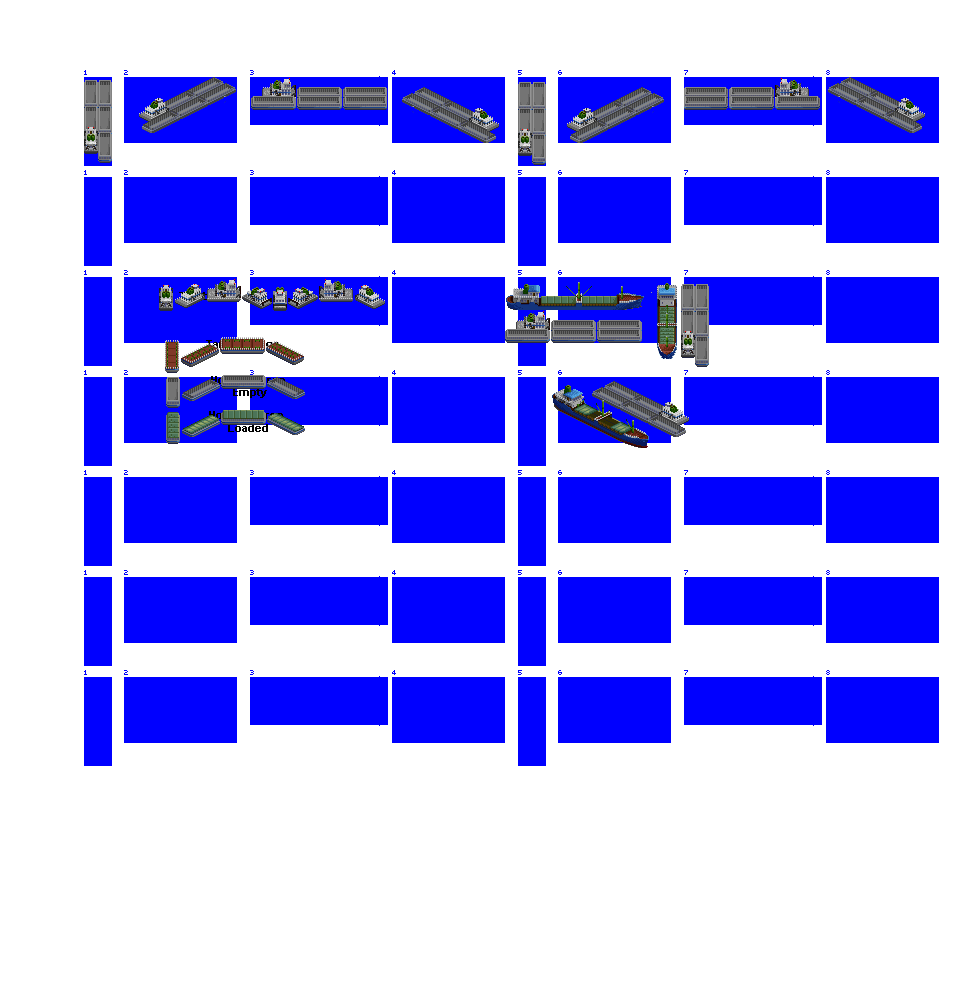
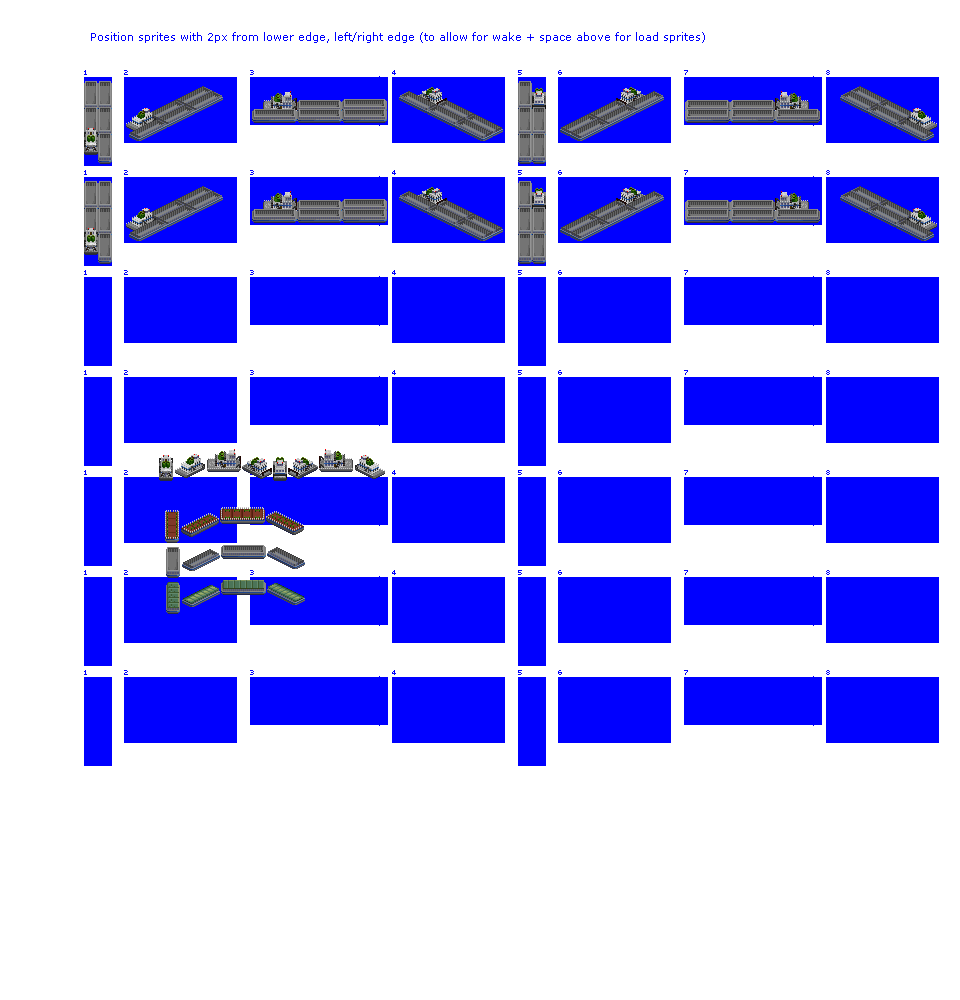
Comparing the layer stacks of the two 960×1000 images. Changes:
removed layer "towboat" over [165,337,305,444]
painted on "barges" over [84,81,937,614]
removed layer "Layer 5" over [179,282,709,448]
removed layer "Layer 4" over [84,77,925,165]
painted on "Background" over [91,32,705,43]
